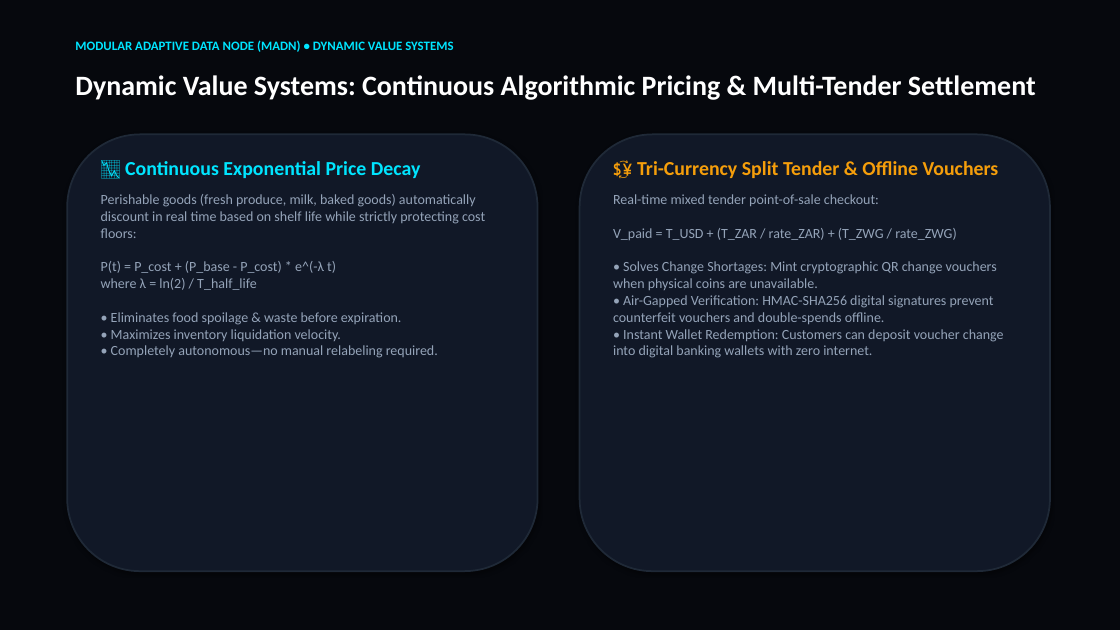
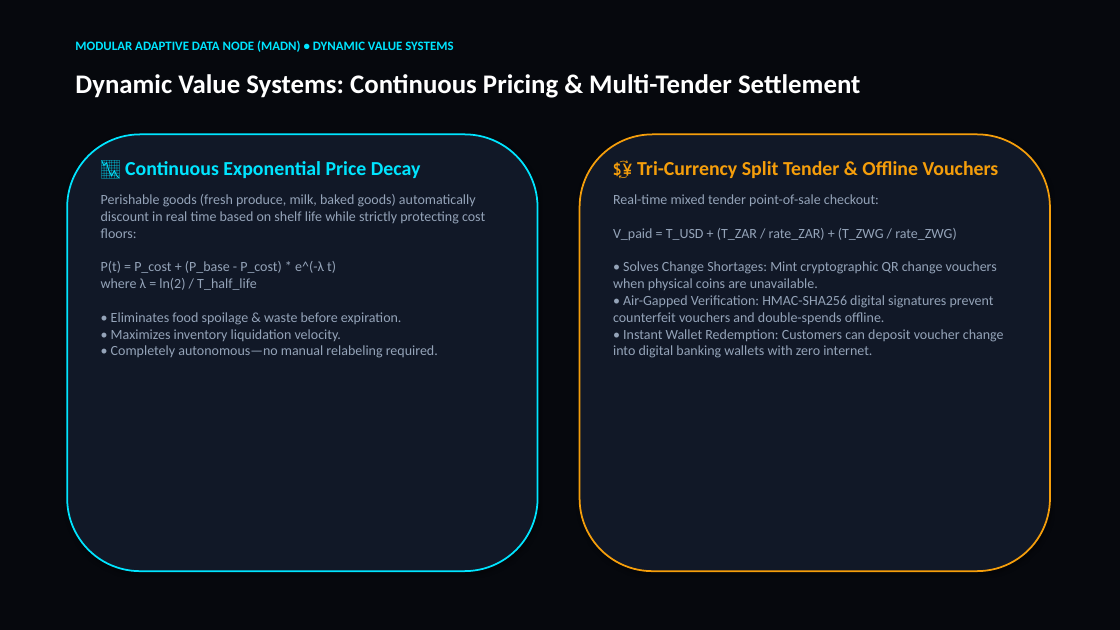
Before and after one commit to pmd742omni/2026-02-15-Sun-2055-Modular-Adaptive-Data-Node--MAD---Node--for-Dynamic-Value-Systems, a slide deck: slide 7 of 01_Documentation_and_Thesis/MADN_Dynamic_Value_Systems_Presentation.pptx (slide 5 before the commit). Drawn at 1120x630 pixels with LibreOffice and Linux fonts; fonts in the diff are those of the drawing. Boxes give left, top, right and bottom in pixels: in the first picture for what was removed or moved away, otherwise in the second. Text is boxed around its words. In the diff, an @@ line names an element or a change of style, - is before the commit and + after.

Commit message:
2026-08-26 Wed 1440: Add Problem Statement, Research Objectives, and System Block Diagram to MADN Presentation (Ukukhulisa 1.19.21)

```diff
--- a/01_Documentation_and_Thesis/MADN_Dynamic_Value_Systems_Presentation.pptx
+++ b/01_Documentation_and_Thesis/MADN_Dynamic_Value_Systems_Presentation.pptx
@@ text at [75, 74, 860, 98]: text changed; size 24 to 23 pt @@
-Dynamic Value Systems: Continuous Algorithmic Pricing & Multi-Tender Settlement
+Dynamic Value Systems: Continuous Pricing & Multi-Tender Settlement
@@ rounded rectangle at [67, 134, 538, 571]: outline #1F2937 1.5 pt to #00E5FF 1.5 pt @@
@@ rounded rectangle at [580, 134, 1050, 571]: outline #1F2937 1.5 pt to #F59E0B 1.5 pt @@
```
Also in this commit, not shown: 7 other slides changed, 3 slides added, 1 slide removed, 1 other file.
